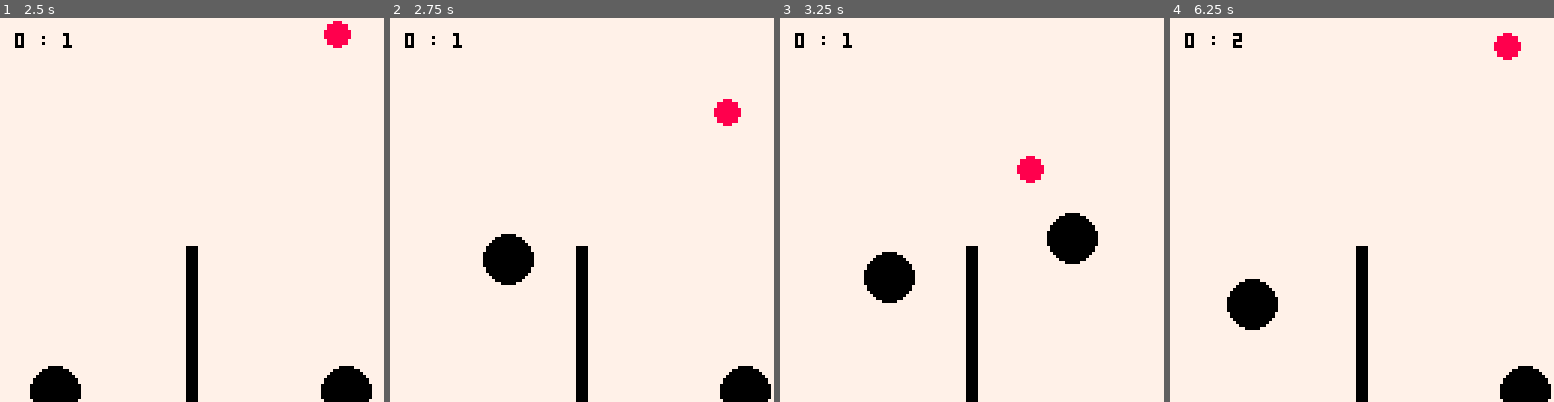
Above: before the commit, frames 1-4 (left to right).
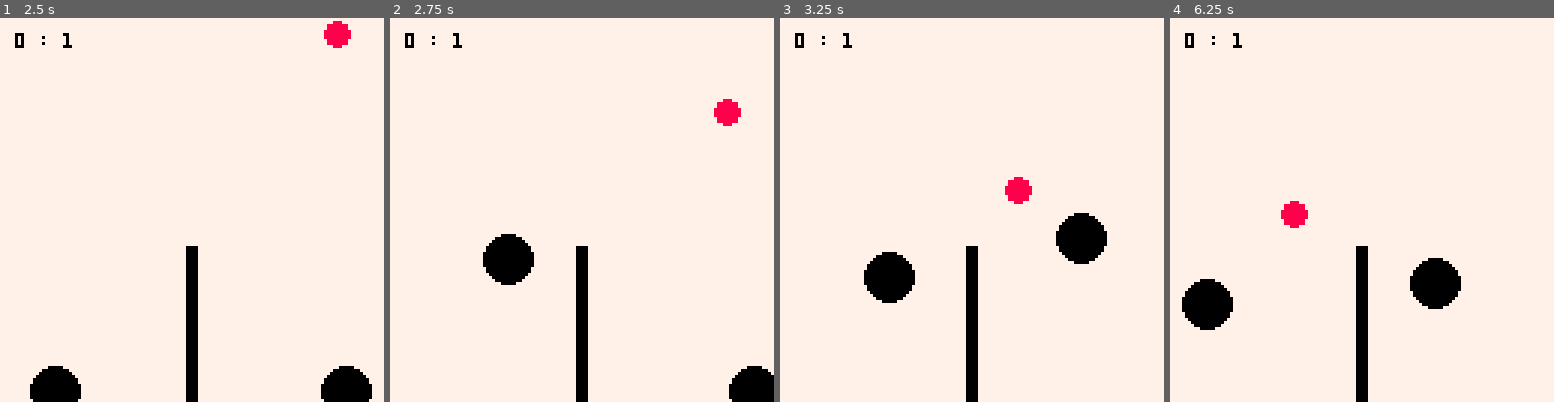
Above: after the commit, the same moments.

Repository: tapochqa/pico8-volleyball
Game: PICO-8 cartridge volleyball.p8
Same seed, same stepped clock (60 frames per second), same inputs: the game is played once before the commit and once after it.
Inputs:
- Up to frame 1 (2.5 s): tap O (Z key) at 0.7, 1.7, 2.1 s; hold Right 1.6-2.1 s; hold Right from 2.47 s (still down)
- Up to frame 2 (2.75 s): keep holding Right; tap O (Z key) at 2.5 s
- Up to frame 3 (3.25 s): tap O (Z key) at 2.9 s; release Right at 3.03 s; hold Left from 3.08 s (still down)
- Up to frame 4 (6.25 s): tap O (Z key) every 0.4 s from 3.3 to 6.1 s; release Left at 3.58 s; hold Right 4.02-4.68 s; hold Left 5.08-5.68 s; hold Right from 6.08 s (still down)

Frame 1 is identical in both runs. In frame 2, 0.4% of the frame differs, in the area x 85-100%, y 90-100%; in frame 3, 1.3%; in frame 4, 5.7%, in the area x 3-100%, y 3-100%.

Commit message:
ai aggression

Diff:
--- a/volleyball.p8
+++ b/volleyball.p8
@@ -152,10 +152,10 @@
 
   if (ball['x'] + ball['horizontal speed'] + ball['radius'] >= field['right wall']) then
     ball['horizontal speed'] *= new_impulse
-    ball['x'] = field['right wall'] - ball['radius']
+    ball['x'] = field['right wall'] - ball['radius'] + ball['horizontal speed']
   elseif (ball['x'] + ball['horizontal speed'] - ball['radius'] <= field['left wall']) then
     ball['horizontal speed'] *= new_impulse
-    ball['x'] = field['left wall'] + ball['radius']
+    ball['x'] = field['left wall'] + ball['radius'] + ball['horizontal speed']
   elseif (not ball_player_collided(ball, p1) and not ball_player_collided(ball, p2)) then
     ball['x'] += ball['horizontal speed']
   end
@@ -210,11 +210,11 @@
   y_lambda = abs(player['y'] - ball['y'])
 
   if (side == 'r') then
-    lambda_l = -8
-    lambda_r = -3
+    lambda_l = -11
+    lambda_r = -6
   else
-    lambda_r = 8
-    lambda_l = 3
+    lambda_r = 11
+    lambda_l = 6
   end
 
   if (x_lambda > lambda_l) then
